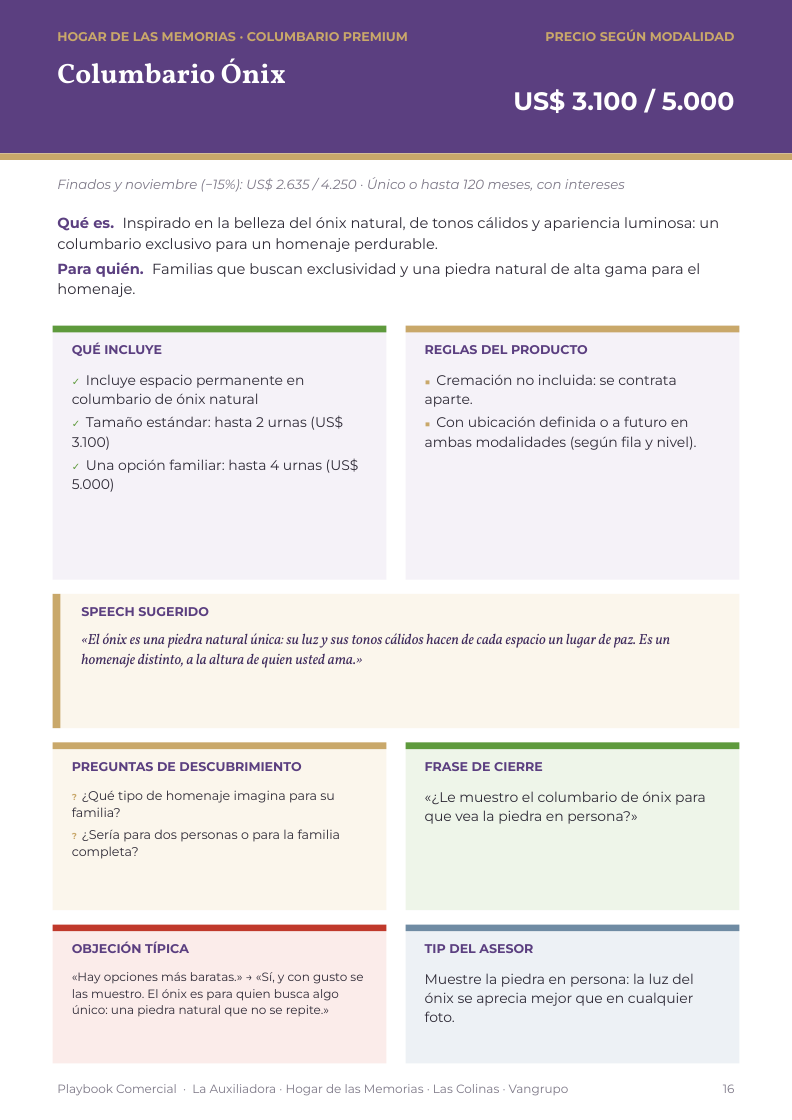
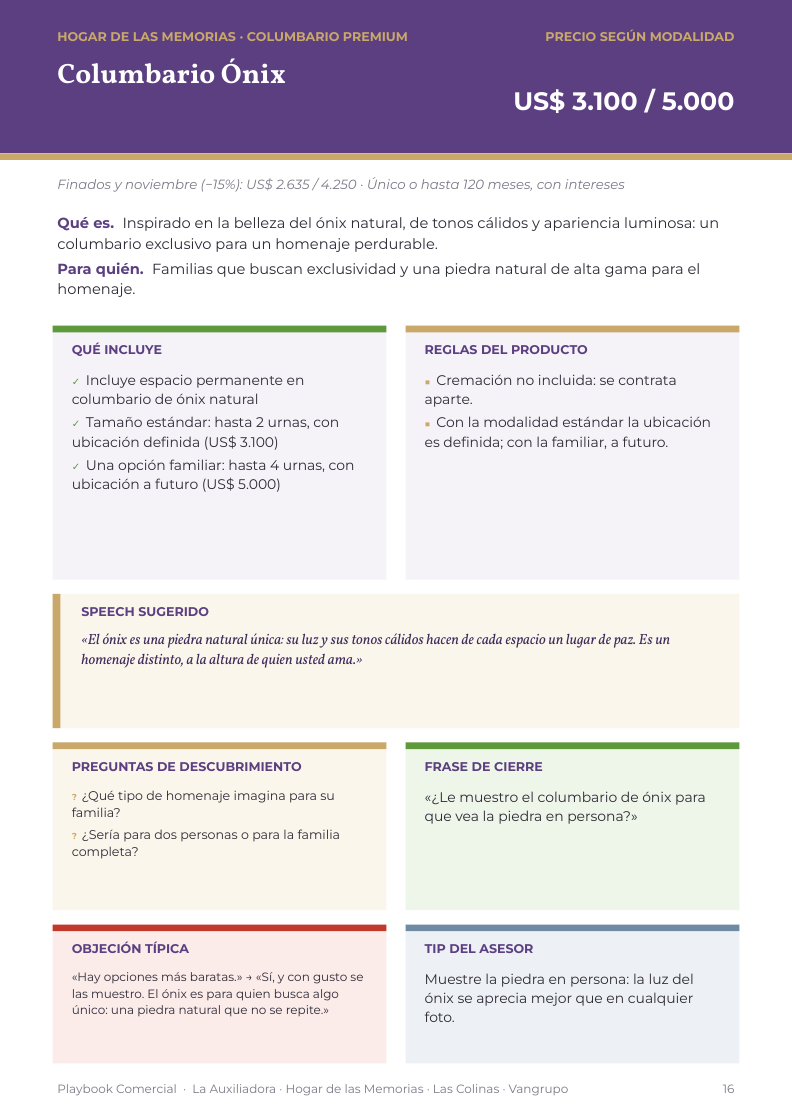
Before and after one commit to os267/teste, a slide deck: slide 16 of playbook/salida/Playbook_Comercial_Cremacion_Vangrupo_Vertical.pptx. Drawn at 792x1120 pixels with LibreOffice and Linux fonts; fonts in the diff are those of the drawing. Boxes give left, top, right and bottom in pixels: in the first picture for what was removed or moved away, otherwise in the second. Text is boxed around its words. In the diff, an @@ line names an element or a change of style, - is before the commit and + after.

```diff
--- a/playbook/salida/Playbook_Comercial_Cremacion_Vangrupo_Vertical.pptx
+++ b/playbook/salida/Playbook_Comercial_Cremacion_Vangrupo_Vertical.pptx
@@ text at (72,416,355,492): text changed @@
-✓ Tamaño estándar: hasta 2 urnas (US$ 3.100)
-✓ Una opción familiar: hasta 4 urnas (US$ 5.000)
+✓ Tamaño estándar: hasta 2 urnas, con ubicación definida (US$ 3.100)
+✓ Una opción familiar: hasta 4 urnas, con ubicación a futuro (US$ 5.000)
@@ text at (425,416,711,449): text changed @@
-■ Con ubicación definida o a futuro en ambas modalidades (según fila y nivel).
+■ Con la modalidad estándar la ubicación es definida; con la familiar, a futuro.
```
Also in this commit, not shown: 1 other slide changed, 7 other files.
